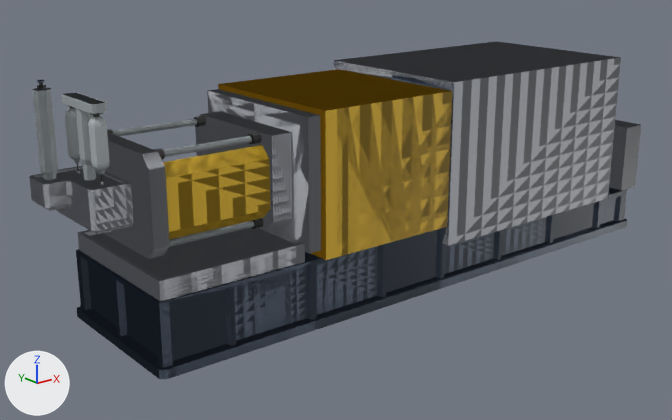
A saved change to the Blender file PECO-Unity/Assets/ProjectEconomy/Bundles/Items/Barricades/Crafting_Stations/Material_Processing/Die_Casting_Machine/Model_0.blend.
Both versions are drawn from a 50 mm camera at (-16.79, -18.53, 7.96) aimed at (-1.65, 0.39, 0.39). The lights are fixed; the arrows at lower left show +X, +Y and +Z.

Objects in the first picture: 'Model_0', 'Model_1'.
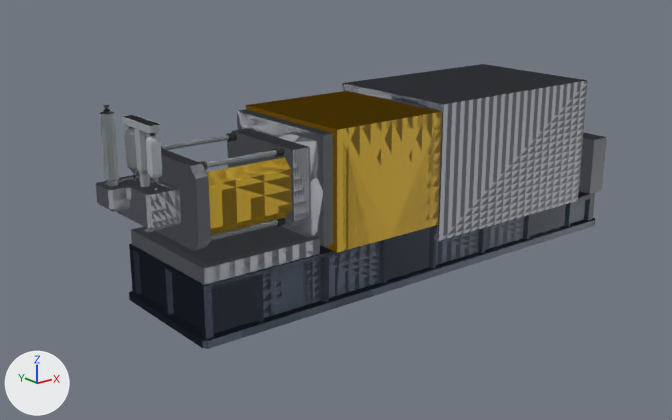
The change, as a diff of the scene's bpy script:
```diff
--- a/PECO-Unity/Assets/ProjectEconomy/Bundles/Items/Barricades/Crafting_Stations/Material_Processing/Die_Casting_Machine/Model_0.blend.py
+++ b/PECO-Unity/Assets/ProjectEconomy/Bundles/Items/Barricades/Crafting_Stations/Material_Processing/Die_Casting_Machine/Model_0.blend.py
@@ me_cube_006 @@
 # used by ob_model_0
-me_cube_006.from_pydata(...)  # 1506 vertices, 1360 faces; spans x -9.7..8.3, y -2.3..2.5, z -1.5..4.6
+me_cube_006.from_pydata(...)  # 1506 vertices, 1360 faces; spans x -8.2..7.1, y -2.0..2.1, z -1.2..4.0
+# me_cube_006 part 1: the loose piece of 48 vertices spanning x -7.8..-5.0, y 1.3..1.6, z 3.0..3.3 is scaled about the mesh origin by 0.85
+# me_cube_006 part 2: the loose piece of 48 vertices spanning x -7.8..-5.0, y -1.1..-0.9, z 3.0..3.3 is scaled about the mesh origin by 0.85
+# me_cube_006 part 3: the loose piece of 48 vertices spanning x -7.8..-5.0, y -1.1..-0.9, z 1.0..1.2 is scaled about the mesh origin by 0.85
+# me_cube_006 part 4: the loose piece of 128 vertices spanning x -8.8..-8.4, y 0.8..1.2, z 2.4..4.1 is scaled about the mesh origin by 0.85
+# me_cube_006 part 5: the loose piece of 128 vertices spanning x -8.8..-8.4, y -0.4..0.0, z 2.4..4.1 is scaled about the mesh origin by 0.85
+# me_cube_006 part 6: the loose piece of 74 vertices spanning x -8.8..-8.4, y -0.4..1.2, z 2.4..4.3 is scaled about the mesh origin by 0.85
+# me_cube_006 part 7: the loose piece of 88 vertices spanning x -9.5..-9.1, y 0.8..1.2, z 2.4..4.6 is scaled about the mesh origin by 0.85
+# me_cube_006 part 8: 703 of 1506 vertices moved; they spanned x -9.7..8.3, y -2.3..2.5, z -1.5..4.1 and now span x -8.2..7.1, y -2.0..2.1, z -1.2..3.5; mean shift (0.3, 0.0, -0.1); largest move (-9.6, 1.2, 2.5) -> (-8.0, 0.9, 2.1)
 me_cube_006.materials.append(mat_material)
@@ me_cube_002 @@
 # used by ob_model_1
-me_cube_002.from_pydata(...)  # 1080 vertices, 680 faces; spans x -9.7..8.3, y -2.3..2.5, z -1.5..4.6
+me_cube_002.from_pydata(...)  # 1080 vertices, 680 faces; spans x -8.2..7.1, y -2.0..2.1, z -1.2..4.0
+# me_cube_002 part 9: the loose piece of 48 vertices spanning x -7.8..-5.0, y 1.3..1.6, z 3.0..3.3 is scaled about the mesh origin by 0.85
+# me_cube_002 part 10: the loose piece of 48 vertices spanning x -7.8..-5.0, y -1.1..-0.9, z 3.0..3.3 is scaled about the mesh origin by 0.85
+# me_cube_002 part 11: the loose piece of 48 vertices spanning x -7.8..-5.0, y -1.1..-0.9, z 1.0..1.2 is scaled about the mesh origin by 0.85
+# me_cube_002 part 12: the loose piece of 24 vertices spanning x -8.8..-8.4, y -0.4..1.2, z 2.4..4.3 is scaled about the mesh origin by 0.85
+# me_cube_002 part 13: 424 of 1080 vertices moved; they spanned x -9.7..8.3, y -2.3..2.5, z -1.5..4.1 and now span x -8.2..7.1, y -2.0..2.1, z -1.2..3.5; mean shift (0.3, 0.0, -0.1); largest move (-9.6, 1.2, 2.5) -> (-8.0, 0.9, 2.1)
 me_cube_002.materials.append(mat_material)
```

Changed parts and their boxes (x1, y1, x2, y2) in the pictures (672 x 420 px; the box of a moved part takes in the faces that stretch with it):
'Model_0', reshaped (16% narrower, 15% shorter): before (30, 43, 641, 379); after (96, 65, 607, 349)
'Model_1', reshaped (17% narrower, 16% shorter): before (29, 41, 640, 378); after (96, 64, 605, 348)
part 1 of me_cube_006, moved or reshaped: before (107, 116, 206, 137); after (162, 133, 230, 150)
part 2 of me_cube_006, moved or reshaped: before (154, 132, 262, 160); after (206, 149, 277, 168)
part 3 of me_cube_006, moved or reshaped: before (168, 218, 264, 249); after (211, 219, 279, 241)
part 4 of me_cube_006, moved or reshaped: before (65, 106, 81, 174); after (124, 126, 137, 181)
part 5 of me_cube_006, moved or reshaped: before (88, 115, 110, 185); after (146, 134, 162, 191)
part 6 of me_cube_006, moved or reshaped: before (62, 92, 107, 165); after (122, 115, 161, 175)
part 7 of me_cube_006, moved or reshaped: before (33, 80, 58, 180); after (100, 105, 119, 186)
part 8 of me_cube_006, moved or reshaped: before (30, 43, 641, 379); after (96, 65, 607, 349)
part 9 of me_cube_002, moved or reshaped (not visible before): after (161, 132, 237, 148)
part 10 of me_cube_002, moved or reshaped: before (249, 134, 253, 144); after (199, 147, 285, 170)
part 11 of me_cube_002, moved or reshaped (not visible before): after (211, 218, 286, 239)
part 12 of me_cube_002, moved or reshaped: before (63, 92, 105, 180); after (122, 115, 157, 187)
part 13 of me_cube_002, moved or reshaped: before (29, 41, 640, 378); after (96, 64, 605, 348)
